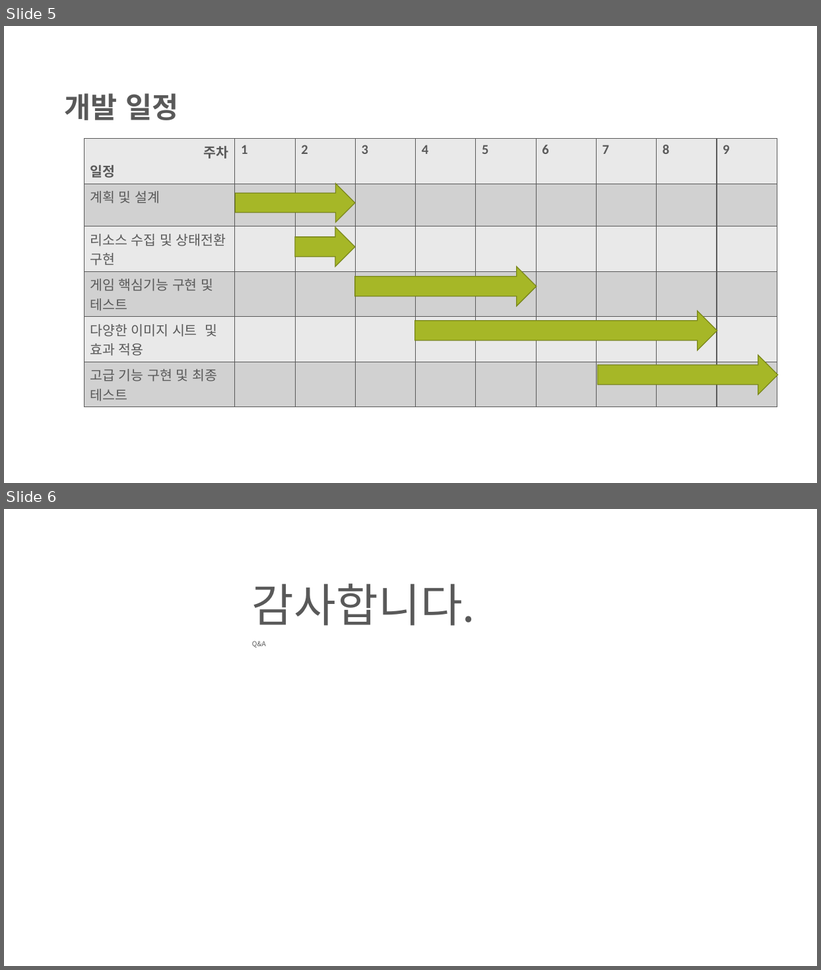
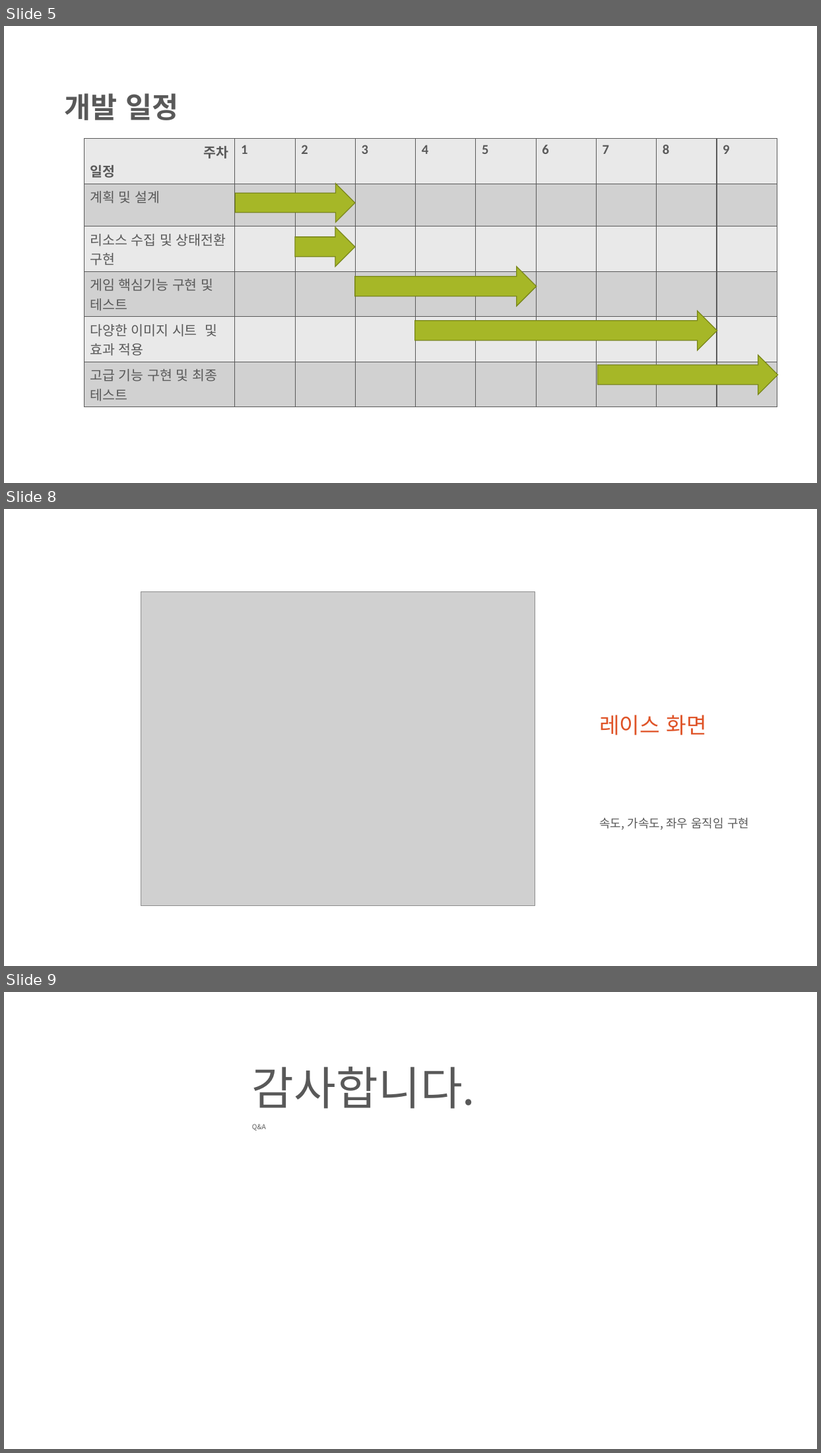
Before and after one commit to dustn9401/GameProgramming, a slide deck: term/2018_2dgp_2차발표_김연수.pptx. Shown one above the other, each under a label of ours: slides 5 and 6 before the commit, slides 5, 8 and 9 after it; the slides between them are not shown. The pictures are 821x970 and 821x1453 pixels, drawn with LibreOffice and Linux fonts; fonts in the diff are those of the drawing; grey boxes stand for pictures; background and template pictures are left out. Boxes give left, top, right and bottom in pixels: in the first picture for what was removed or moved away, otherwise in the second. Text is boxed around its words. In the diff, an @@ line names an element or a change of style, - is before the commit and + after.

```diff
--- a/term/2018_2dgp_2차발표_김연수.pptx
+++ b/term/2018_2dgp_2차발표_김연수.pptx
@@ slide 8 added at (4, 509, 817, 966), background picture (left out) @@
@@ picture added at (141, 591, 535, 906) @@
@@ title added at (599, 715, 707, 735), 26 pt, text #DF5327 @@
+레이스 화면
@@ text added at (599, 818, 749, 830), 14 pt, text #595959 @@
+속도, 가속도, 좌우 움직임 구현
@@ what was slide 6 is now slide 9 @@
```
Also in this commit, not shown: 2 other slides added, 1 other file.
